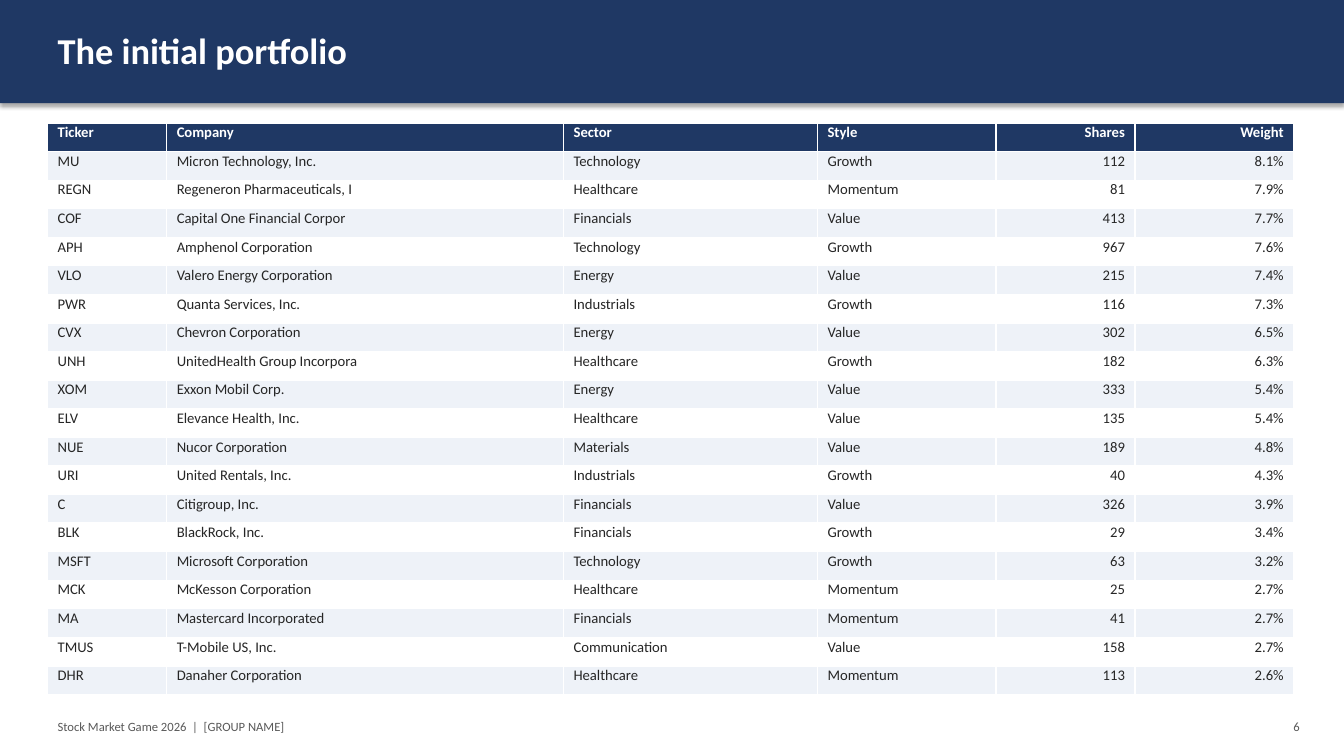
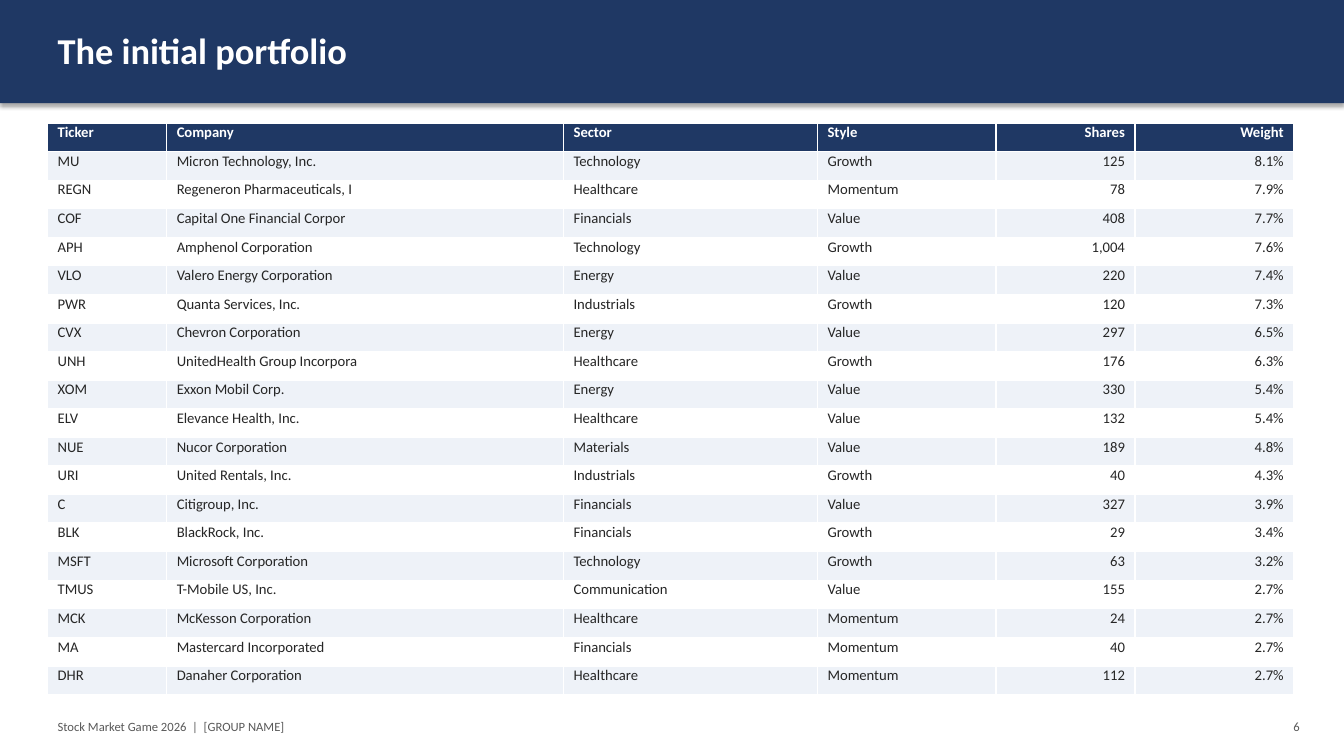
Before and after one commit to cristianozonta220405-afk/Uni, a slide deck: slide 6 of SMG/out/presentazione_strategia.pptx. Drawn at 1344x756 pixels with LibreOffice and Linux fonts; fonts in the diff are those of the drawing. Boxes give left, top, right and bottom in pixels: in the first picture for what was removed or moved away, otherwise in the second. Text is boxed around its words. In the diff, an @@ line names an element or a change of style, - is before the commit and + after.

```diff
--- a/SMG/out/presentazione_strategia.pptx
+++ b/SMG/out/presentazione_strategia.pptx
@@ table at bbox=[47, 123, 1294, 695] @@
-row 2, column 5: 112
+row 2, column 5: 125
-row 3, column 5: 81
+row 3, column 5: 78
-row 4, column 5: 413
+row 4, column 5: 408
-row 5, column 5: 967
+row 5, column 5: 1,004
-row 6, column 5: 215
+row 6, column 5: 220
-row 7, column 5: 116
+row 7, column 5: 120
-row 8, column 5: 302
+row 8, column 5: 297
-row 9, column 5: 182
+row 9, column 5: 176
-row 10, column 5: 333
+row 10, column 5: 330
-row 11, column 5: 135
+row 11, column 5: 132
-row 14, column 5: 326
+row 14, column 5: 327
-row 17: MCK | McKesson Corporation | Healthcare | Momentum | 25 | 2.7%
+row 17: TMUS | T-Mobile US, Inc. | Communication | Value | 155 | 2.7%
-row 18: MA | Mastercard Incorporated | Financials | Momentum | 41 | 2.7%
+row 18: MCK | McKesson Corporation | Healthcare | Momentum | 24 | 2.7%
-row 19: TMUS | T-Mobile US, Inc. | Communication | Value | 158 | 2.7%
+row 19: MA | Mastercard Incorporated | Financials | Momentum | 40 | 2.7%
-row 20, column 5: 113
+row 20, column 5: 112
-row 20, column 6: 2.6%
+row 20, column 6: 2.7%
```
Also in this commit, not shown: 3 other files.
